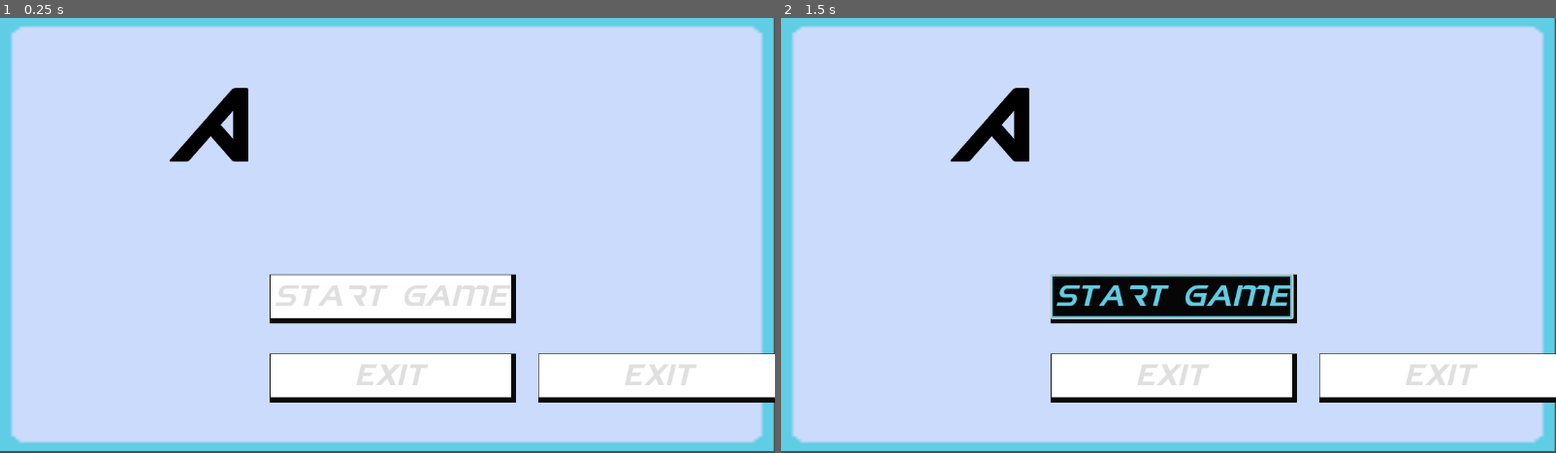
Above: before the commit, frames 1-2 (left to right).
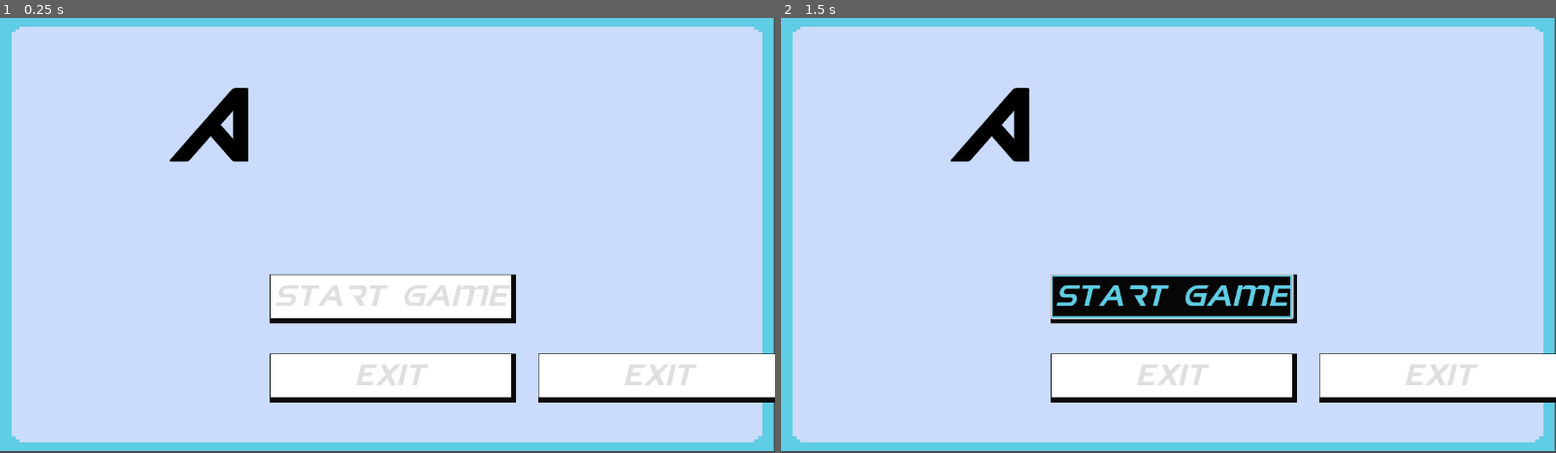
Above: after the commit, the same moments.

Repository: ChaffeyGameDevelopmentClub/SummerGameJam
Game: Godot game, scene res://Scenes/StartMenuAndPauseMenu/start_menu.tscn
Two runs of this game, one before a commit and one after it. Both use one fixed random seed, a clock stepped at 60 frames per second and the inputs below.
Inputs:
- Up to frame 1 (0.25 s): no input
- Up to frame 2 (1.5 s): click "Start Game" at 0.5 s; click "Start Game" at 1.25 s

The runs differ from the first frame. In frame 1, 1.3% of the frame differs, in the area x 1-99%, y 1-98%; in frame 2, 1.3%.

Commit message:
reorganized

Diff:
--- a/Godot/Scenes/StartMenuAndPauseMenu/pauseMenu.tscn
+++ b/Godot/Scenes/StartMenuAndPauseMenu/pauseMenu.tscn
@@ -1,7 +1,7 @@
 [gd_scene load_steps=5 format=3 uid="uid://y4g0aelia2r3"]
 
-[ext_resource type="FontFile" uid="uid://cvpaetv3oobqs" path="res://Assets/Beyblade Metal Fight Font.ttf" id="1_j4dsj"]
-[ext_resource type="Script" path="res://pauseMenu.gd" id="1_mg7f2"]
+[ext_resource type="Script" path="res://Scripts/Lizzy/pauseMenu.gd" id="1_o3phk"]
+[ext_resource type="FontFile" uid="uid://cvpaetv3oobqs" path="res://Assets/Beyblade Metal Fight Font.ttf" id="2_jhyjk"]
 
 [sub_resource type="StyleBoxFlat" id="StyleBoxFlat_lp6rh"]
 bg_color = Color(0, 0, 0, 1)
@@ -26,7 +26,7 @@
 anchor_bottom = 1.0
 grow_horizontal = 2
 grow_vertical = 2
-script = ExtResource("1_mg7f2")
+script = ExtResource("1_o3phk")
 
 [node name="CanvasLayer" type="CanvasLayer" parent="."]
 
--- a/Godot/Scenes/StartMenuAndPauseMenu/start_menu.tscn
+++ b/Godot/Scenes/StartMenuAndPauseMenu/start_menu.tscn
@@ -1,9 +1,9 @@
 [gd_scene load_steps=7 format=3 uid="uid://ctotr8nek3fko"]
 
-[ext_resource type="Script" path="res://start_menu.gd" id="1_bu8fx"]
-[ext_resource type="Texture2D" uid="uid://b4q3o5rfvevwj" path="res://Assets/A.png" id="1_itlb5"]
-[ext_resource type="FontFile" uid="uid://cvpaetv3oobqs" path="res://Assets/Beyblade Metal Fight Font.ttf" id="2_287c5"]
-[ext_resource type="Texture2D" uid="uid://d3q26muhubeis" path="res://Assets/Art/MainMenuBG.png" id="2_fesc8"]
+[ext_resource type="Script" path="res://Scripts/Lizzy/start_menu.gd" id="1_vi8q3"]
+[ext_resource type="Texture2D" uid="uid://d3q26muhubeis" path="res://Assets/Art/MainMenuBG.png" id="2_oue1f"]
+[ext_resource type="Texture2D" uid="uid://b4q3o5rfvevwj" path="res://Assets/A.png" id="3_8ekyb"]
+[ext_resource type="FontFile" uid="uid://cvpaetv3oobqs" path="res://Assets/Beyblade Metal Fight Font.ttf" id="4_ht8u2"]
 
 [sub_resource type="StyleBoxFlat" id="StyleBoxFlat_bawla"]
 bg_color = Color(1, 1, 1, 1)
@@ -22,7 +22,7 @@
 border_color = Color(0.372549, 0.803922, 0.894118, 1)
 
 [node name="StartMenu" type="CanvasLayer"]
-script = ExtResource("1_bu8fx")
+script = ExtResource("1_vi8q3")
 
 [node name="Menu" type="Control" parent="."]
 layout_mode = 3
@@ -33,13 +33,14 @@
 grow_vertical = 2
 
 [node name="TextureRect2" type="TextureRect" parent="Menu"]
+texture_filter = 1
 layout_mode = 1
 anchors_preset = -1
 anchor_right = 1.0
 anchor_bottom = 0.995
 offset_right = -2.0
 offset_bottom = 0.239929
-texture = ExtResource("2_fesc8")
+texture = ExtResource("2_oue1f")
 
 [node name="TextureRect" type="TextureRect" parent="Menu"]
 layout_mode = 2
Not shown: 3 places in Godot/Scenes/StartMenuAndPauseMenu/pauseMenu.tscn that only renumber resources
Not shown: 4 places in Godot/Scenes/StartMenuAndPauseMenu/start_menu.tscn that only renumber resources
Renamed: Godot/pauseMenu.gd -> Godot/Scripts/Lizzy/pauseMenu.gd
Renamed: Godot/start_menu.gd -> Godot/Scripts/Lizzy/start_menu.gd
